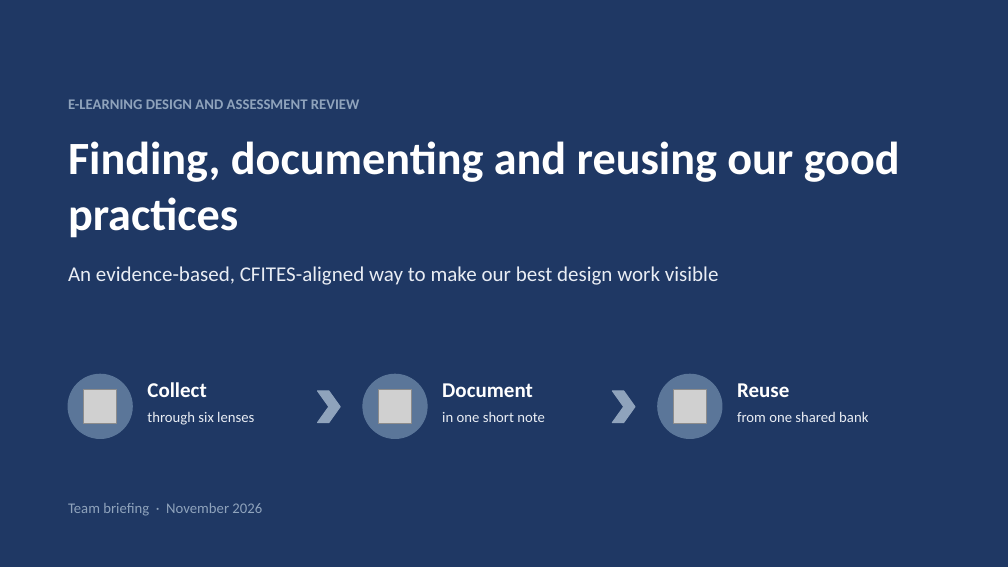
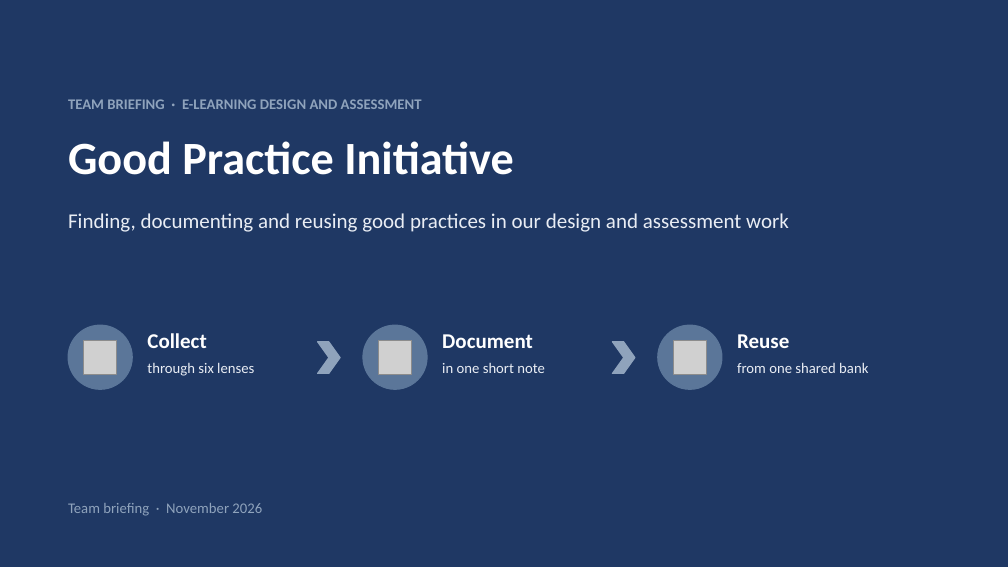
Before and after one commit to hpf118/Tina, a slide deck: slide 1 of good-practice-deck/Good-Practice-Initiative-Team-Briefing.pptx. Drawn at 1008x567 pixels with LibreOffice and Linux fonts; fonts in the diff are those of the drawing; grey boxes stand for pictures. Boxes give left, top, right and bottom in pixels: in the first picture for what was removed or moved away, otherwise in the second. Text is boxed around its words. In the diff, an @@ line names an element or a change of style, - is before the commit and + after.

```diff
--- a/good-practice-deck/Good-Practice-Initiative-Team-Briefing.pptx
+++ b/good-practice-deck/Good-Practice-Initiative-Team-Briefing.pptx
@@ text at (x1=68, y1=99, x2=422, y2=109): text changed @@
-E-LEARNING DESIGN AND ASSESSMENT REVIEW
+TEAM BRIEFING · E-LEARNING DESIGN AND ASSESSMENT
@@ title at (x1=68, y1=141, x2=513, y2=175): text changed @@
-Finding, documenting and reusing our good practices
+Good Practice Initiative
@@ text at (x1=68, y1=213, x2=789, y2=232): text changed @@
-An evidence-based, CFITES-aligned way to make our best design work visible
+Finding, documenting and reusing good practices in our design and assessment work
@@ 6 texts, 3 pictures, 3 ellipses, 2 chevrons moved together from (x1=68, y1=374, x2=868, y2=439) to (x1=68, y1=325, x2=868, y2=389) @@
```
Also in this commit, not shown: 26 other slides changed, 2 other files.
